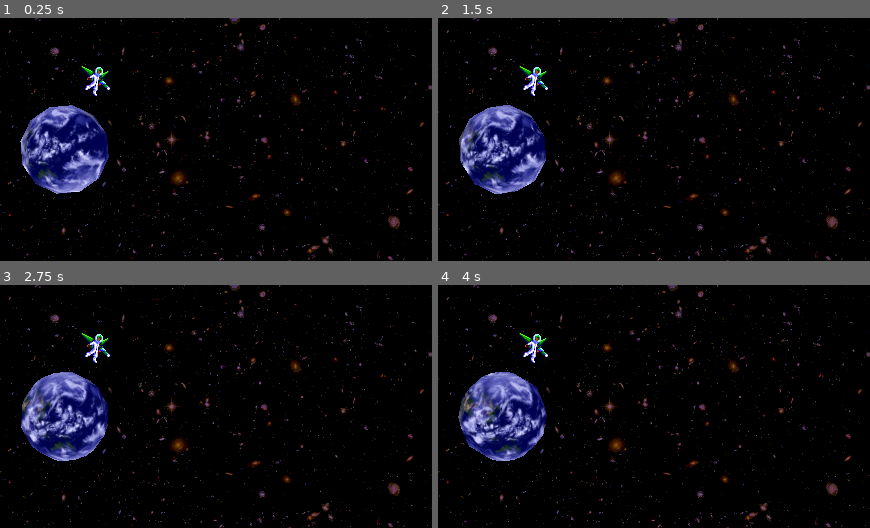
Above: before the commit, frames 1-4 (two rows, left to right).
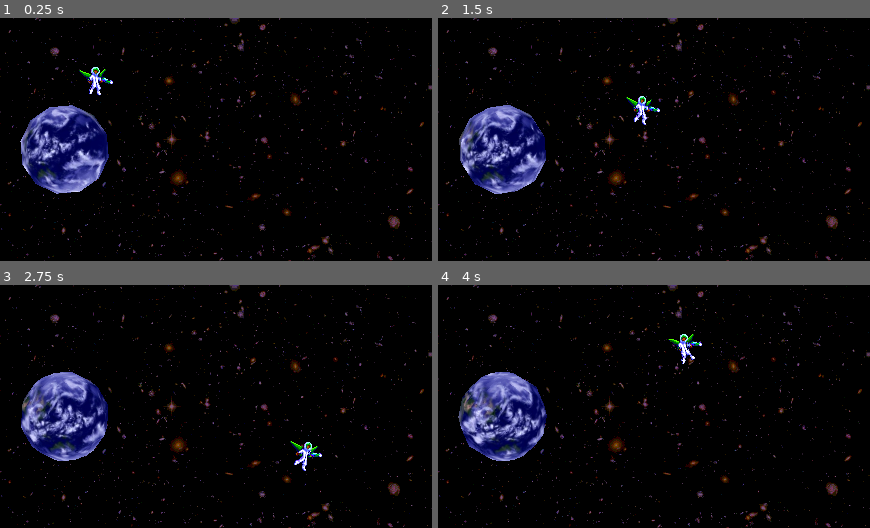
Above: after the commit, the same moments.

Repository: mitchellwinn/GameJamSHMUP
Game: Godot game, scene res://Main.tscn
The game is run twice, just before and just after one commit, with the same random seed, the same clock (stepped at 60 frames per second) and the same inputs. The project has no main scene, so this scene is started directly.
Inputs:
- Up to frame 1 (0.25 s): no input
- Up to frame 2 (1.5 s): hold Right (right, bound only after the commit) 0.53-1.28 s; hold Z (shoot, bound only after the commit) 0.53-1.28 s; hold Down (down, bound only after the commit) from 1.28 s (still down); tap Z (shoot, bound only after the commit) at 1.35 s
- Up to frame 3 (2.75 s): release Down (down, bound only after the commit) at 2.03 s; hold Right (right, bound only after the commit) from 2.03 s (still down); hold Z (shoot, bound only after the commit) from 2.03 s (still down)
- Up to frame 4 (4 s): release Right (right, bound only after the commit) at 2.78 s; release Z (shoot, bound only after the commit) at 2.78 s; hold Up (up, bound only after the commit) 2.78-3.53 s; tap Z (shoot, bound only after the commit) at 2.85 s; hold Left (left, bound only after the commit) from 3.53 s (still down); hold Z (shoot, bound only after the commit) from 3.53 s (still down)

The runs differ from the first frame. In frame 1, 0.5% of the frame differs, in the area x 18-27%, y 19-33%; in frame 2, 0.7%, in the area x 18-52%, y 19-45%; in frame 3, 0.7%; in frame 4, 0.7%.

Commit message:
added shoot Z and animations

Diff:
--- a/Scripts/CharMain.gd
+++ b/Scripts/CharMain.gd
@@ -8,6 +8,10 @@
 var right = false
 var up = false
 var down = false
+var frameMod = 3
+var frameModGun = 3
+var shooting = false
+var rng = RandomNumberGenerator.new()
 
 # Get the gravity from the project settings to be synced with RigidBody nodes.
 var gravity = ProjectSettings.get_setting("physics/2d/default_gravity")
@@ -30,6 +34,10 @@
 		down = true
 	elif event.is_action_released("down"):
 		down = false
+	if event.is_action_pressed("shoot"):
+		shooting = true
+	elif event.is_action_released("shoot"):
+		shooting = false
 
 func _physics_process(delta):
 	velocity = Vector2.ZERO
@@ -43,5 +51,32 @@
 		velocity.y += -144
 	if down:
 		velocity.y += 144
+	move_and_slide()
 
-	move_and_slide()
+func _process(delta):
+	animate(delta)
+
+func animate(delta):
+	if velocity.x>0:
+		frameMod = lerpf(frameMod,0,delta*8)
+	elif velocity.x==0:
+		frameMod = lerpf(frameMod,3,delta*8)
+	elif velocity.x<0:
+		frameMod = lerpf(frameMod,7,delta*8)
+	$Girl.frame=25+frameMod
+	$Pack.frame=frameMod
+	$Gun.frame=16+frameModGun
+	$Hands.frame=8+frameModGun
+	$Gun.position = Vector2.ZERO
+	$Hands.position = Vector2.ZERO
+	if shooting:
+		var targetPos = Vector2(rng.randf_range(-2,0),rng.randf_range(-2,2))
+		$Gun.position = lerp($Gun.position,targetPos,delta*80)
+		#$Hands.position =  lerp($Hands.position,targetPos,delta*80)
+		$Gun.frame=16+frameModGun
+		$Hands.frame=8+frameModGun
+		frameModGun = lerpf(frameModGun,7,delta*16)
+	else:
+		$Gun.position = Vector2.ZERO
+		$Hands.position = Vector2.ZERO
+		frameModGun = lerpf(frameModGun,frameMod,delta*9)
--- a/project.godot
+++ b/project.godot
@@ -24,22 +24,27 @@
 
 up={
 "deadzone": 0.5,
-"events": [Object(InputEventKey,"resource_local_to_scene":fa …(140 unchanged characters)… d":false,"keycode":0,"physical_keycode":87,"key_label":0,"unicode":119,"echo":false,"script":null)
+"events": [Object(InputEventKey,"resource_local_to_scene":fa …(140 unchanged characters)… d":false,"keycode":0,"physical_keycode":4194320,"key_label":0,"unicode":0,"echo":false,"script":null)
 ]
 }
 down={
 "deadzone": 0.5,
-"events": [Object(InputEventKey,"resource_local_to_scene":fa …(140 unchanged characters)… d":false,"keycode":0,"physical_keycode":83,"key_label":0,"unicode":115,"echo":false,"script":null)
+"events": [Object(InputEventKey,"resource_local_to_scene":fa …(140 unchanged characters)… d":false,"keycode":0,"physical_keycode":4194322,"key_label":0,"unicode":0,"echo":false,"script":null)
 ]
 }
 left={
 "deadzone": 0.5,
-"events": [Object(InputEventKey,"resource_local_to_scene":fa …(140 unchanged characters)… d":false,"keycode":0,"physical_keycode":65,"key_label":0,"unicode":97,"echo":false,"script":null)
+"events": [Object(InputEventKey,"resource_local_to_scene":fa …(140 unchanged characters)… d":false,"keycode":0,"physical_keycode":4194319,"key_label":0,"unicode":0,"echo":false,"script":null)
 ]
 }
 right={
 "deadzone": 0.5,
-"events": [Object(InputEventKey,"resource_local_to_scene":fa …(140 unchanged characters)… d":false,"keycode":0,"physical_keycode":68,"key_label":0,"unicode":100,"echo":false,"script":null)
+"events": [Object(InputEventKey,"resource_local_to_scene":fa …(140 unchanged characters)… d":false,"keycode":0,"physical_keycode":4194321,"key_label":0,"unicode":0,"echo":false,"script":null)
+]
+}
+shoot={
+"deadzone": 0.5,
+"events": [Object(InputEventKey,"resource_local_to_scene":false,"resource_name":"","device":-1,"window_id":0,"alt_pressed":false,"shift_pressed":false,"ctrl_pressed":false,"meta_pressed":false,"pressed":false,"keycode":0,"physical_keycode":90,"key_label":0,"unicode":122,"echo":false,"script":null)
 ]
 }
 
Binary file changed: Sprites/girl1-Sheet.png
